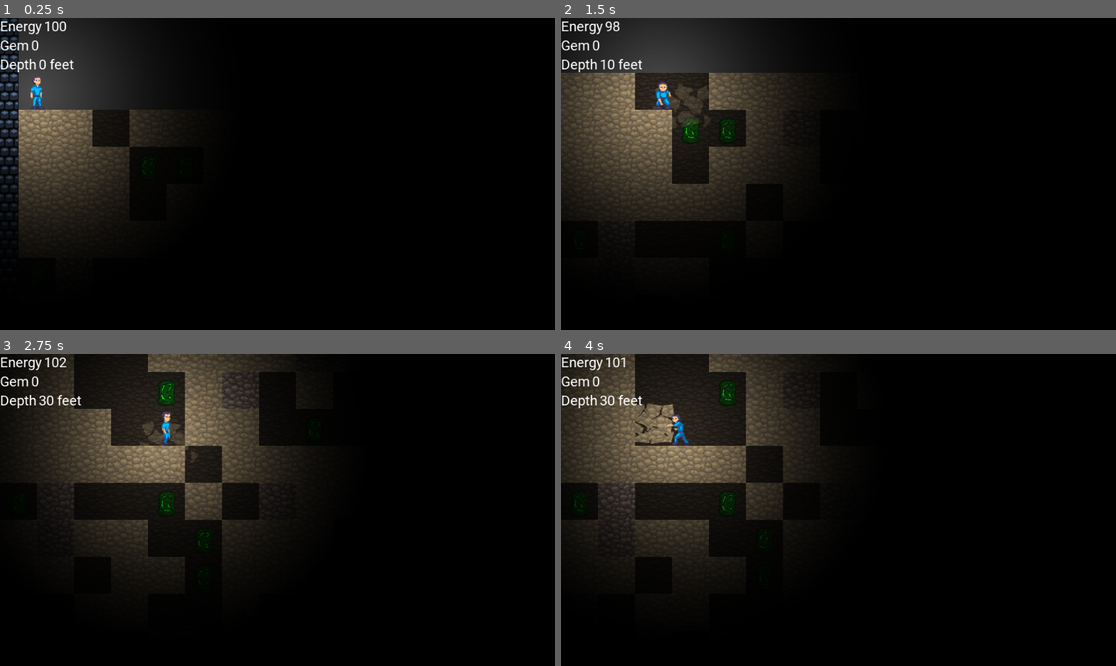
Above: before the commit, frames 1-4 (two rows, left to right).
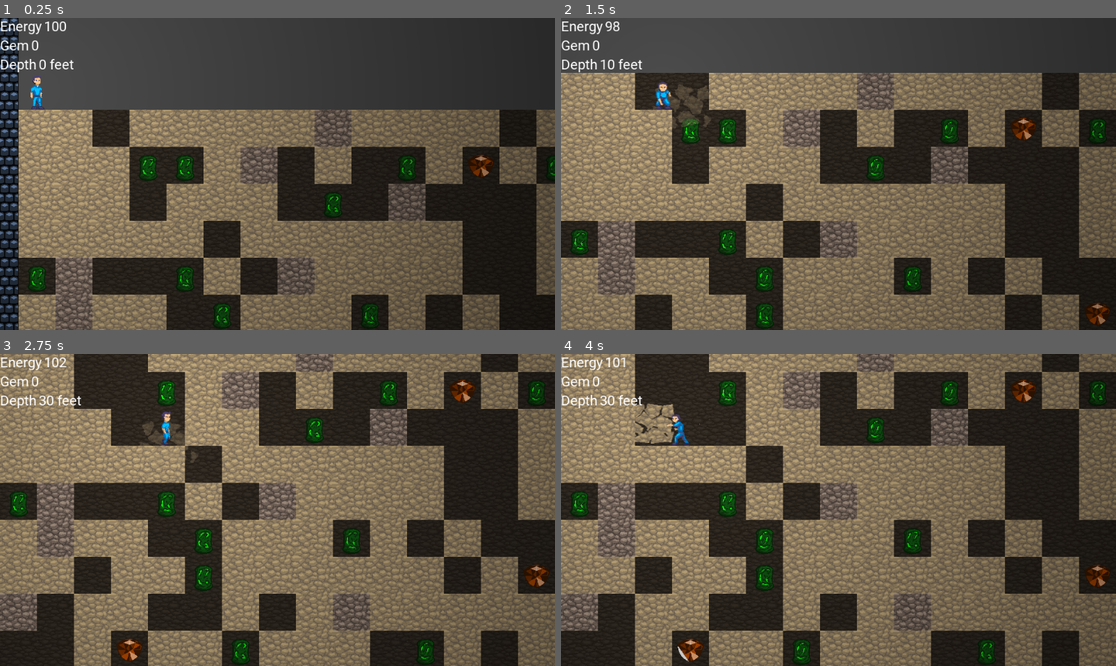
Above: after the commit, the same moments.

Repository: jusw85/ld48-godot
Game: Godot game, scene res://main.tscn
Two runs of this game, one before a commit and one after it. Both use one fixed random seed, a clock stepped at 60 frames per second and the inputs below. Sound files missing from this copy of the repository are replaced by a short silence.
Inputs:
- Up to frame 1 (0.25 s): no input
- Up to frame 2 (1.5 s): hold Right (ui_right) 0.53-1.28 s; hold Down (ui_down) from 1.28 s (still down)
- Up to frame 3 (2.75 s): release Down (ui_down) at 2.03 s; hold Right (ui_right) from 2.03 s (still down)
- Up to frame 4 (4 s): release Right (ui_right) at 2.78 s; hold Up (ui_up) 2.78-3.53 s; hold Left (ui_left) from 3.53 s (still down)

The runs differ from the first frame. In frame 1, 91% of the frame differs, in the area x 0-100%, y 0-100%; in frame 2, 93%; in frame 3, 92%; in frame 4, 91%.

Commit message:
Add mask

Diff:
--- /dev/null
+++ b/player/mask.shader
@@ -0,0 +1,10 @@
+shader_type canvas_item;
+
+const vec2 mid = vec2(0.5);
+uniform float dist = 0.3;
+
+void fragment() {
+	float a = distance(UV, mid) / dist;
+	vec3 c = vec3(0.0);
+	COLOR = vec4(c, a);
+}
--- a/player/player.gd
+++ b/player/player.gd
@@ -41,6 +41,7 @@
 onready var r_cast: RayCast2D = $RightCast
 onready var l_cast: RayCast2D = $LeftCast
 onready var sprite: AnimatedSprite = $AnimatedSprite
+onready var mask: Sprite = $Mask
 onready var camera: Camera2D = $Camera2D
 onready var player_frames = [ \
 	preload("res://player/player0.tres"), \
@@ -58,6 +59,7 @@
 
 
 func _ready() -> void:
+	mask.material.set_shader_param("dist", 1.0)
 	fuel = start_fuel
 	cam_left_x = tilemap.to_global(tilemap.map_to_world(level.bounds_min)).x
 	cam_right_x = tilemap.to_global(tilemap.map_to_world(level.bounds_max)).x + 64
@@ -175,6 +177,8 @@
 func _check_depth() -> void:
 	var new_depth = tilemap.world_to_map(tilemap.to_local(global_position)).y
 	if new_depth != depth:
+		var ma = clamp(1.0 - (new_depth / 100.0), 0.1, 1.0)
+		mask.material.set_shader_param("dist", ma)
 		depth = new_depth
 		level.check_create_map(depth)
 		emit_signal("depth_changed", depth)
--- a/player/player.tscn
+++ b/player/player.tscn
@@ -1,14 +1,19 @@
-[gd_scene load_steps=8 format=2]
+[gd_scene load_steps=10 format=2]
 
 [ext_resource path="res://player/directional_input.gd" type="Script" id=1]
 [ext_resource path="res://player/player.gd" type="Script" id=2]
 [ext_resource path="res://player/player0.tres" type="SpriteFrames" id=3]
-[ext_resource path="res://player/mask.png" type="Texture" id=4]
+[ext_resource path="res://player/mask.shader" type="Shader" id=4]
 [ext_resource path="res://player/punch.wav" type="AudioStream" id=5]
 [ext_resource path="res://player/crumble.wav" type="AudioStream" id=6]
+[ext_resource path="res://player/mask2.png" type="Texture" id=7]
 
 [sub_resource type="RectangleShape2D" id=1]
 extents = Vector2( 15.6938, 28.7737 )
+
+[sub_resource type="ShaderMaterial" id=2]
+shader = ExtResource( 4 )
+shader_param/dist = 0.3
 
 [node name="KinematicBody2D" type="KinematicBody2D"]
 collision_layer = 4
@@ -29,7 +34,8 @@
 limit_right = 1280
 
 [node name="Mask" type="Sprite" parent="."]
-texture = ExtResource( 4 )
+material = SubResource( 2 )
+texture = ExtResource( 7 )
 
 [node name="GroundCast" type="RayCast2D" parent="."]
 position = Vector2( 0, 30 )
Binary file added: level/cave2.png
Not shown, added: level/cave2.png.import
Binary file added: player/mask2.png
Not shown, added: player/mask2.png.import
